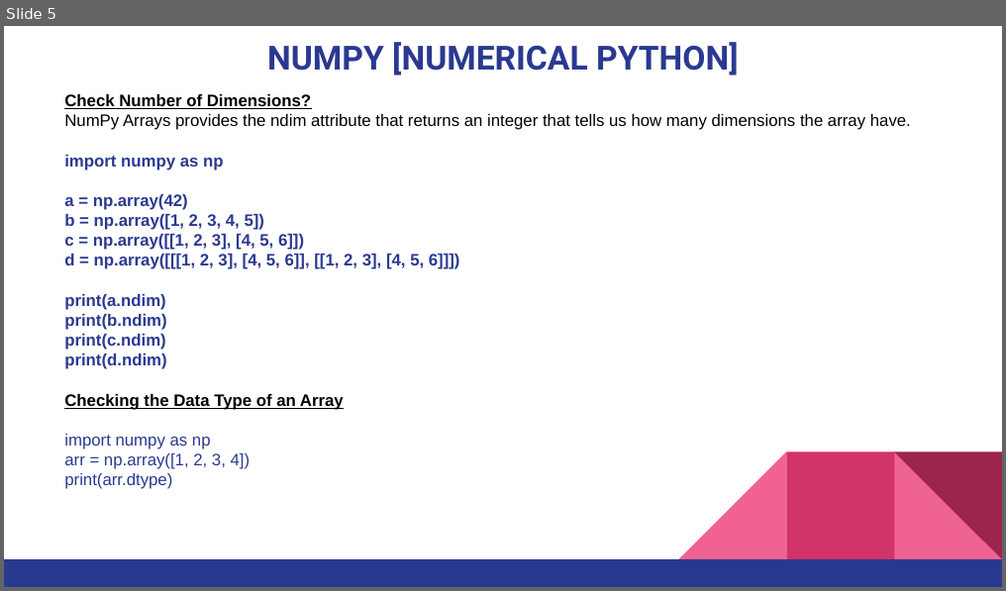
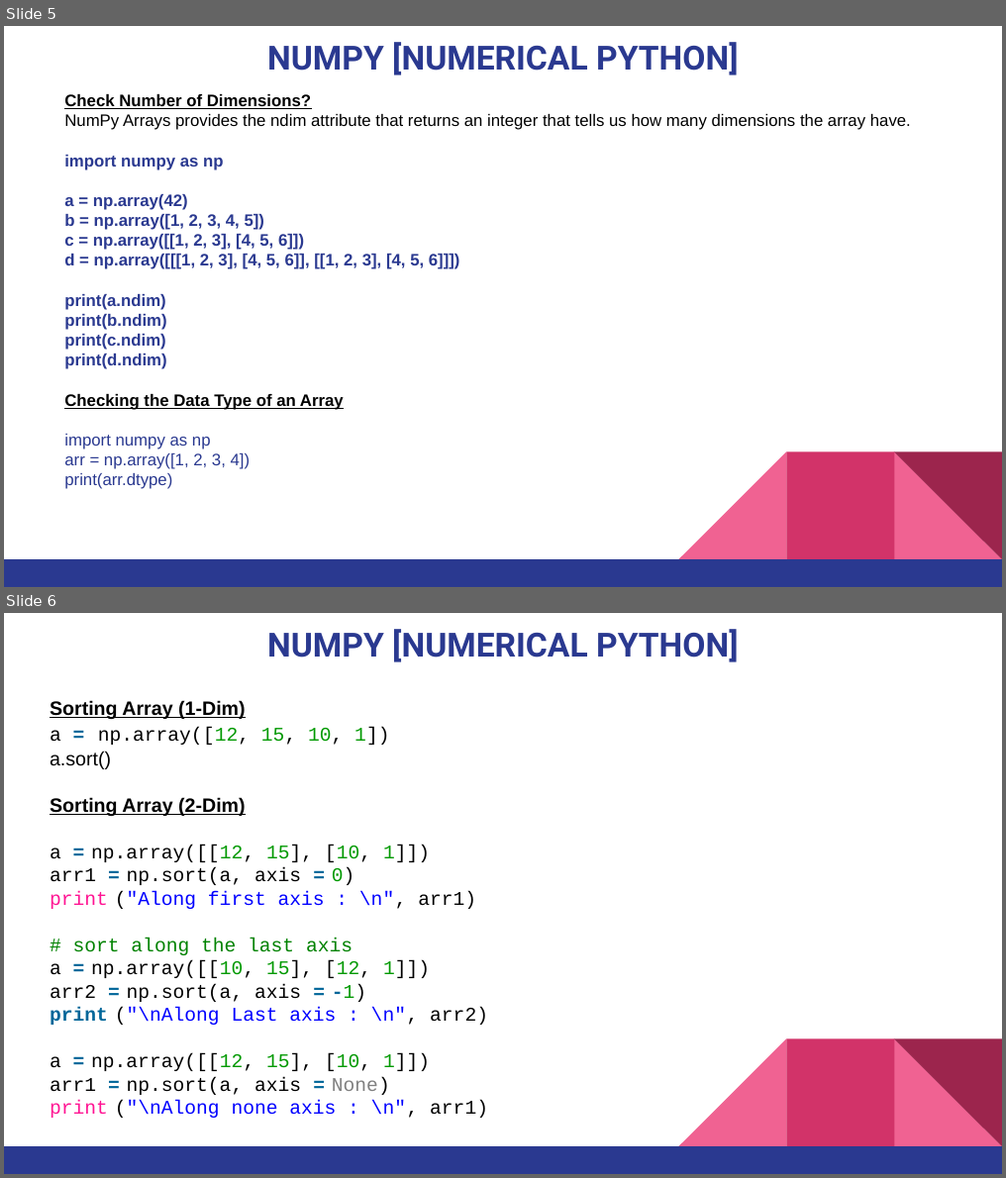
Before and after one commit to pnytrainingrepo/artificial-intelligence, a slide deck: Numpy-Python.pptx. Shown one above the other, each under a label of ours: slide 5 before the commit, slides 5 and 6 after it. The pictures are 1006x591 and 1006x1178 pixels, drawn with LibreOffice and Linux fonts; fonts in the diff are those of the drawing. Boxes give left, top, right and bottom in pixels: in the first picture for what was removed or moved away, otherwise in the second. Text is boxed around its words. In the diff, an @@ line names an element or a change of style, - is before the commit and + after.

```diff
--- a/Numpy-Python.pptx
+++ b/Numpy-Python.pptx
@@ slide 6 added at [4, 613, 1002, 1174], background #FFFFFF; not listed: 5 template elements that a slide beside it also shows @@
@@ title added at [267, 629, 739, 663], 24 pt, text #2A3990, bold @@
+NUMPY [NUMERICAL PYTHON]
@@ text added at [50, 700, 488, 1118], 14 pt, text #000000 @@
+Sorting Array (1-Dim)
+a = np.array([12, 15, 10, 1])
+a.sort()
+Sorting Array (2-Dim)
+a = np.array([[12, 15], [10, 1]])
+arr1 = np.sort(a, axis = 0)
+print ("Along first axis : \n", arr1)
+# sort along the last axis
+a = np.array([[10, 15], [12, 1]])
+arr2 = np.sort(a, axis = -1)
+print ("\nAlong Last axis : \n", arr2)
+a = np.array([[12, 15], [10, 1]])
+arr1 = np.sort(a, axis = None)
+print ("\nAlong none axis : \n", arr1)
```
Also in this commit, not shown: 2 other slides added, 6 other files.
